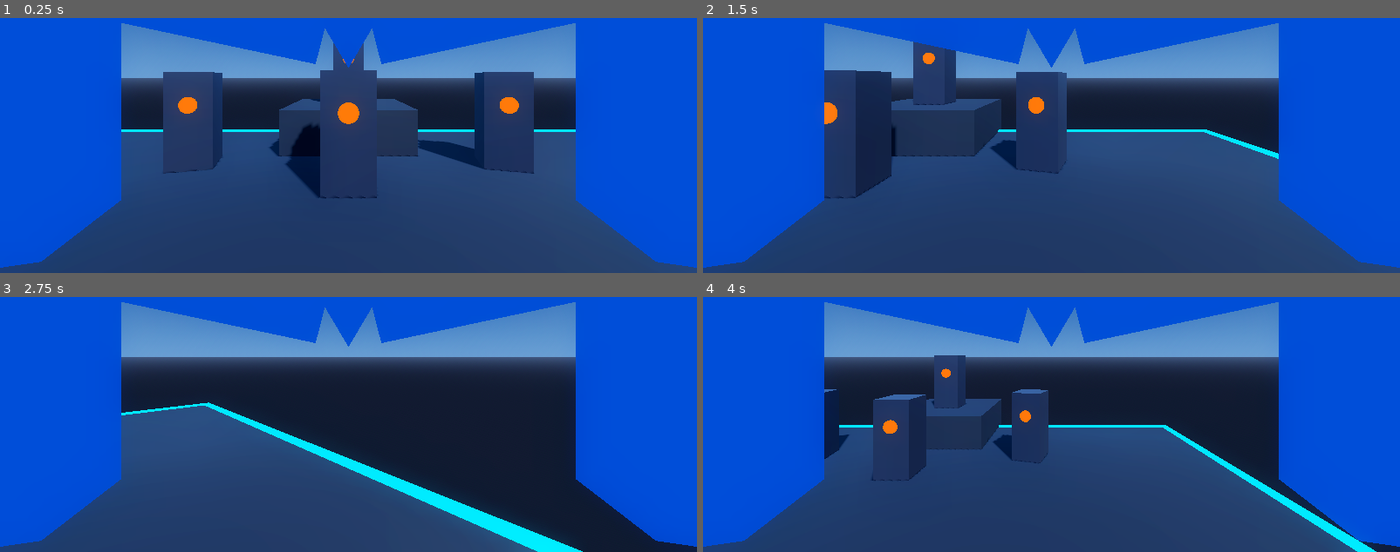
Above: before the commit, frames 1-4 (two rows, left to right).
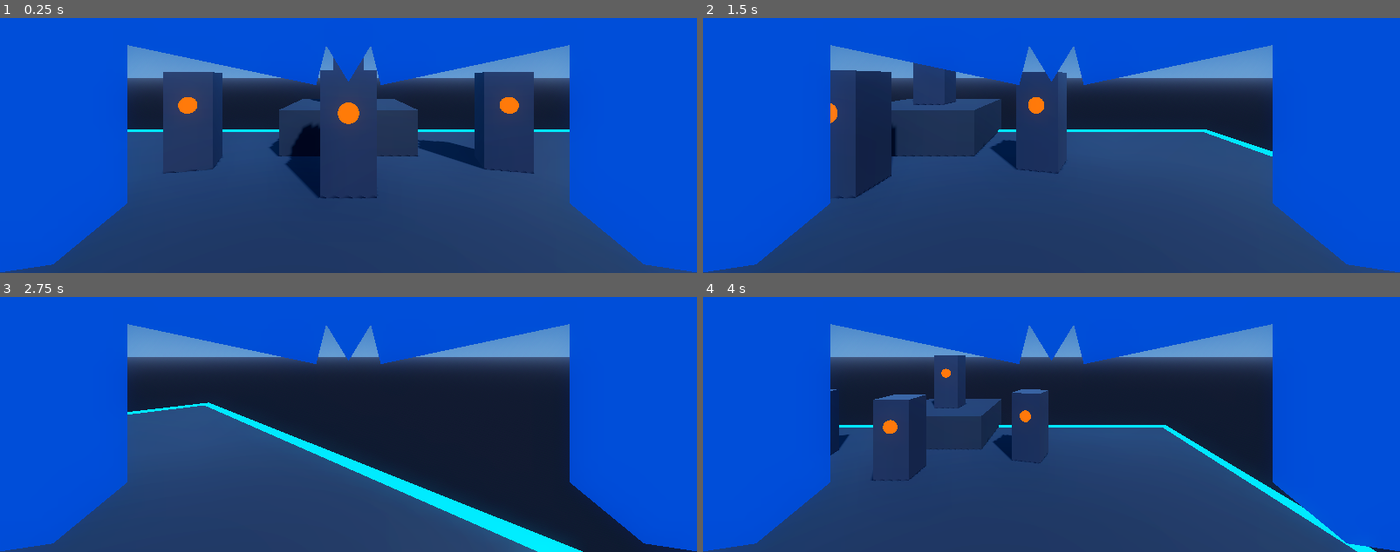
Above: after the commit, the same moments.

Repository: b6-stack/mega-man-x-remade
Game: Godot game, scene res://scenes/test_arena.tscn
Same seed, same stepped clock (60 frames per second), same inputs: the game is played once before the commit and once after it.
Inputs (mouse positions are in pixels of both pictures, inside the frame that each line leads up to):
- Up to frame 1 (0.25 s): no input
- Up to frame 2 (1.5 s): tap Enter (ui_accept) at 0.5, 0.77, 1.07 s; move the mouse to (1204, 58) at 0.52 s; hold D 0.53-1.25 s; hold Space 0.53-1.25 s; click (1204, 58) at 0.67 s; drag from (912, 97) to (1016, 155) at 1.27 s
- Up to frame 3 (2.75 s): move the mouse to (outside the picture) at 2.02 s; hold D from 2.03 s (still down); hold E from 2.03 s (still down)
- Up to frame 4 (4 s): release D at 2.75 s; release E at 2.75 s; drag from (1016, 434) to (842, 297) at 2.77 s; tap Enter (ui_accept) at 3.5, 3.77 s; move the mouse to (1260, 414) at 3.52 s; hold A from 3.53 s (still down); hold Q from 3.53 s (still down)

The runs differ from the first frame. In frame 1, 7.4% of the frame differs, in the area x 0-100%, y 2-100%; in frame 2, 7.4%; in frame 3, 7.4%; in frame 4, 7.4%.

Commit message:
Shrink X-Buster charge dots, shorten particle lifetime to 0.07s, and position thin ruby gem in direct visor view at y=0.020, z=-0.155

Diff:
--- a/scenes/player.tscn
+++ b/scenes/player.tscn
@@ -14,7 +14,7 @@
 
 [sub_resource type="PrismMesh" id="PrismMesh_center_crest"]
 material = SubResource("StandardMaterial3D_helmet_blue")
-size = Vector3(0.065, 0.055, 0.035)
+size = Vector3(0.055, 0.045, 0.025)
 
 [sub_resource type="BoxMesh" id="BoxMesh_canopy_top"]
 material = SubResource("StandardMaterial3D_helmet_blue")
@@ -35,7 +35,7 @@
 
 [sub_resource type="PrismMesh" id="PrismMesh_gem_bezel"]
 material = SubResource("StandardMaterial3D_jewel_bezel")
-size = Vector3(0.032, 0.036, 0.018)
+size = Vector3(0.030, 0.032, 0.010)
 
 [sub_resource type="StandardMaterial3D" id="StandardMaterial3D_jewel"]
 shading_mode = 0
@@ -47,7 +47,7 @@
 
 [sub_resource type="PrismMesh" id="PrismMesh_jewel"]
 material = SubResource("StandardMaterial3D_jewel")
-size = Vector3(0.024, 0.028, 0.022)
+size = Vector3(0.024, 0.026, 0.012)
 
 [sub_resource type="StandardMaterial3D" id="StandardMaterial3D_armor_cyan"]
 albedo_color = Color(0, 0.65, 0.95, 1)
@@ -116,7 +116,7 @@
 
 [sub_resource type="ParticleProcessMaterial" id="ParticleProcessMaterial_charge"]
 emission_shape = 1
-emission_sphere_radius = 0.05
+emission_sphere_radius = 0.045
 gravity = Vector3(0, 0, 0)
 initial_velocity_min = 0.2
 initial_velocity_max = 0.5
@@ -130,8 +130,8 @@
 
 [sub_resource type="SphereMesh" id="SphereMesh_sparkle"]
 material = SubResource("StandardMaterial3D_sparkle")
-radius = 0.020
-height = 0.040
+radius = 0.015
+height = 0.030
 
 [sub_resource type="CylinderMesh" id="CylinderMesh_buster_rear_swell"]
 material = SubResource("StandardMaterial3D_armor_cyan")
@@ -196,42 +196,42 @@
 [node name="HelmetVisorFrame" type="Node3D" parent="XROrigin3D/XRCamera3D"]
 
 [node name="ForeheadCanopy" type="MeshInstance3D" parent="XROrigin3D/XRCamera3D/HelmetVisorFrame"]
-transform = Transform3D(1, 0, 0, 0, 0.965926, 0.258819, 0, -0.258819, 0.965926, 0, 0.088, -0.155)
+transform = Transform3D(1, 0, 0, 0, 0.965926, 0.258819, 0, -0.258819, 0.965926, 0, 0.075, -0.160)
 cast_shadow = 0
 mesh = SubResource("BoxMesh_canopy_top")
 
 [node name="CenterCrest" type="MeshInstance3D" parent="XROrigin3D/XRCamera3D/HelmetVisorFrame"]
-transform = Transform3D(1, 0, 0, 0, -1, 8.74228e-08, 0, -8.74228e-08, -1, 0, 0.034, -0.155)
+transform = Transform3D(1, 0, 0, 0, -1, 8.74228e-08, 0, -8.74228e-08, -1, 0, 0.020, -0.160)
 cast_shadow = 0
 mesh = SubResource("PrismMesh_center_crest")
 
 [node name="ForeheadGemBezel" type="MeshInstance3D" parent="XROrigin3D/XRCamera3D/HelmetVisorFrame"]
-transform = Transform3D(1, 0, 0, 0, -1, 8.74228e-08, 0, -8.74228e-08, -1, 0, 0.034, -0.153)
+transform = Transform3D(1, 0, 0, 0, -1, 8.74228e-08, 0, -8.74228e-08, -1, 0, 0.020, -0.157)
 cast_shadow = 0
 mesh = SubResource("PrismMesh_gem_bezel")
 
 [node name="ForeheadGem" type="MeshInstance3D" parent="XROrigin3D/XRCamera3D/HelmetVisorFrame"]
-transform = Transform3D(1, 0, 0, 0, -1, 8.74228e-08, 0, -8.74228e-08, -1, 0, 0.034, -0.150)
+transform = Transform3D(1, 0, 0, 0, -1, 8.74228e-08, 0, -8.74228e-08, -1, 0, 0.020, -0.155)
 cast_shadow = 0
 mesh = SubResource("PrismMesh_jewel")
 
 [node name="BrowArchLeft" type="MeshInstance3D" parent="XROrigin3D/XRCamera3D/HelmetVisorFrame"]
-transform = Transform3D(0.978148, 0.198669, 0.0634125, -0.207912, 0.935408, 0.285627, 0.00258189, -0.292671, 0.956209, -0.090, 0.048, -0.155)
+transform = Transform3D(0.978148, 0.198669, 0.0634125, -0.207912, 0.935408, 0.285627, 0.00258189, -0.292671, 0.956209, -0.090, 0.034, -0.158)
 cast_shadow = 0
 mesh = SubResource("BoxMesh_brow_arch")
 
 [node name="BrowArchRight" type="MeshInstance3D" parent="XROrigin3D/XRCamera3D/HelmetVisorFrame"]
-transform = Transform3D(0.978148, -0.198669, -0.0634125, 0.207912, 0.935408, 0.285627, -0.00258189, -0.292671, 0.956209, 0.090, 0.048, -0.155)
+transform = Transform3D(0.978148, -0.198669, -0.0634125, 0.207912, 0.935408, 0.285627, -0.00258189, -0.292671, 0.956209, 0.090, 0.034, -0.158)
 cast_shadow = 0
 mesh = SubResource("BoxMesh_brow_arch")
 
 [node name="TempleLeft" type="MeshInstance3D" parent="XROrigin3D/XRCamera3D/HelmetVisorFrame"]
-transform = Transform3D(0.965926, 0, 0.258819, 0, 1, 0, -0.258819, 0, 0.965926, -0.180, 0.0, -0.150)
+transform = Transform3D(0.965926, 0, 0.258819, 0, 1, 0, -0.258819, 0, 0.965926, -0.180, -0.005, -0.155)
 cast_shadow = 0
 mesh = SubResource("BoxMesh_temple_side")
 
 [node name="TempleRight" type="MeshInstance3D" parent="XROrigin3D/XRCamera3D/HelmetVisorFrame"]
-transform = Transform3D(0.965926, 0, -0.258819, 0, 1, 0, 0.258819, 0, 0.965926, 0.180, 0.0, -0.150)
+transform = Transform3D(0.965926, 0, -0.258819, 0, 1, 0, 0.258819, 0, 0.965926, 0.180, -0.005, -0.155)
 cast_shadow = 0
 mesh = SubResource("BoxMesh_temple_side")
 
@@ -245,8 +245,8 @@
 [node name="LeftChargeParticles" type="GPUParticles3D" parent="XROrigin3D/LeftController/LeftHandOffset"]
 transform = Transform3D(1, 0, 0, 0, 1, 0, 0, 0, 1, 0, 0, -0.02)
 emitting = false
-amount = 20
-lifetime = 0.11
+amount = 18
+lifetime = 0.07
 process_material = SubResource("ParticleProcessMaterial_charge")
 draw_pass_1 = SubResource("SphereMesh_sparkle")
 
@@ -348,8 +348,8 @@
 [node name="RightChargeParticles" type="GPUParticles3D" parent="XROrigin3D/RightController/RightHandOffset/XBuster"]
 transform = Transform3D(1, 0, 0, 0, 1, 0, 0, 0, 1, 0, 0, -0.04)
 emitting = false
-amount = 45
-lifetime = 0.11
+amount = 35
+lifetime = 0.07
 process_material = SubResource("ParticleProcessMaterial_charge")
 draw_pass_1 = SubResource("SphereMesh_sparkle")
 
--- a/scripts/buster.gd
+++ b/scripts/buster.gd
@@ -155,18 +155,18 @@
 
 	match level:
 		1:
-			# Right Buster (Cannon box emitter)
-			_set_particle_system(right_particles, true, Color(1.0, 0.95, 0.2), 0.035, 24, true)
+			# Right Buster (Cannon box emitter - compact crisp sparks)
+			_set_particle_system(right_particles, true, Color(1.0, 0.95, 0.2), 0.016, 20, true)
 			# Left Glove (Hand sphere emitter)
-			_set_particle_system(left_particles, true, Color(1.0, 0.95, 0.2), 0.025, 12, false)
+			_set_particle_system(left_particles, true, Color(1.0, 0.95, 0.2), 0.018, 12, false)
 		2:
 			# Level 2 Green Flashing Aura
-			_set_particle_system(right_particles, true, Color(0.2, 1.0, 0.45), 0.055, 45, true)
-			_set_particle_system(left_particles, true, Color(0.2, 1.0, 0.45), 0.040, 20, false)
+			_set_particle_system(right_particles, true, Color(0.2, 1.0, 0.45), 0.026, 35, true)
+			_set_particle_system(left_particles, true, Color(0.2, 1.0, 0.45), 0.030, 18, false)
 		3:
-			# Level 3 Blue Plasma Storm
-			_set_particle_system(right_particles, true, Color(0.15, 0.75, 1.0), 0.080, 68, true)
-			_set_particle_system(left_particles, true, Color(0.15, 0.75, 1.0), 0.055, 30, false)
+			# Level 3 Blue Plasma Sparks
+			_set_particle_system(right_particles, true, Color(0.15, 0.75, 1.0), 0.038, 50, true)
+			_set_particle_system(left_particles, true, Color(0.15, 0.75, 1.0), 0.042, 26, false)
 
 func _set_particle_system(p: GPUParticles3D, emit: bool, color: Color, p_scale: float, p_amount: int, is_cannon: bool) -> void:
 	if not p:
@@ -179,19 +179,18 @@
 
 	p.visible = true
 	p.amount = p_amount
-	p.lifetime = 0.11
+	# Snappier, shorter lifetime: quick electric sizzle
+	p.lifetime = 0.07
 
 	var p_mat := ParticleProcessMaterial.new()
 	if is_cannon:
-		# Box emission covering the entire X-Buster cylindrical barrel
 		p_mat.emission_shape = ParticleProcessMaterial.EMISSION_SHAPE_BOX
-		p_mat.emission_box_extents = Vector3(0.09, 0.09, 0.13)
-		p_mat.initial_velocity_min = 0.3
-		p_mat.initial_velocity_max = 0.8
+		p_mat.emission_box_extents = Vector3(0.085, 0.085, 0.12)
+		p_mat.initial_velocity_min = 0.2
+		p_mat.initial_velocity_max = 0.6
 	else:
-		# Compact sphere emission tightly hugging the left glove
 		p_mat.emission_shape = ParticleProcessMaterial.EMISSION_SHAPE_SPHERE
-		p_mat.emission_sphere_radius = 0.05
+		p_mat.emission_sphere_radius = 0.045
 		p_mat.initial_velocity_min = 0.2
 		p_mat.initial_velocity_max = 0.5
 
